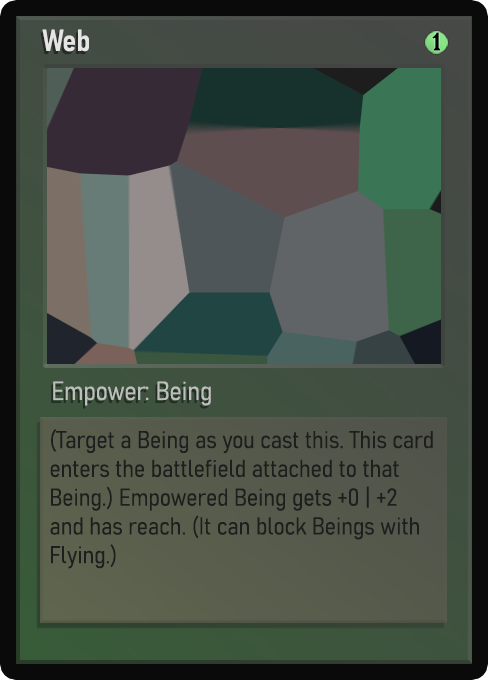
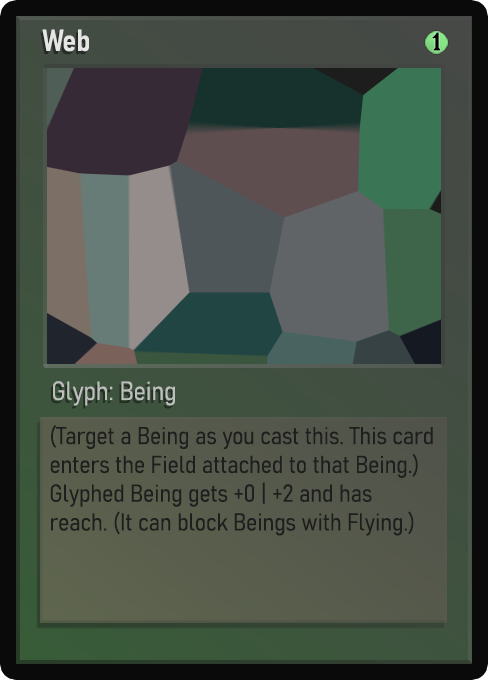
Layered file, before and after one edit (488×680). Changes by layer:
painted on "Class" over (53, 381, 211, 406)
painted on "Desc_norm" over (50, 425, 433, 569)
